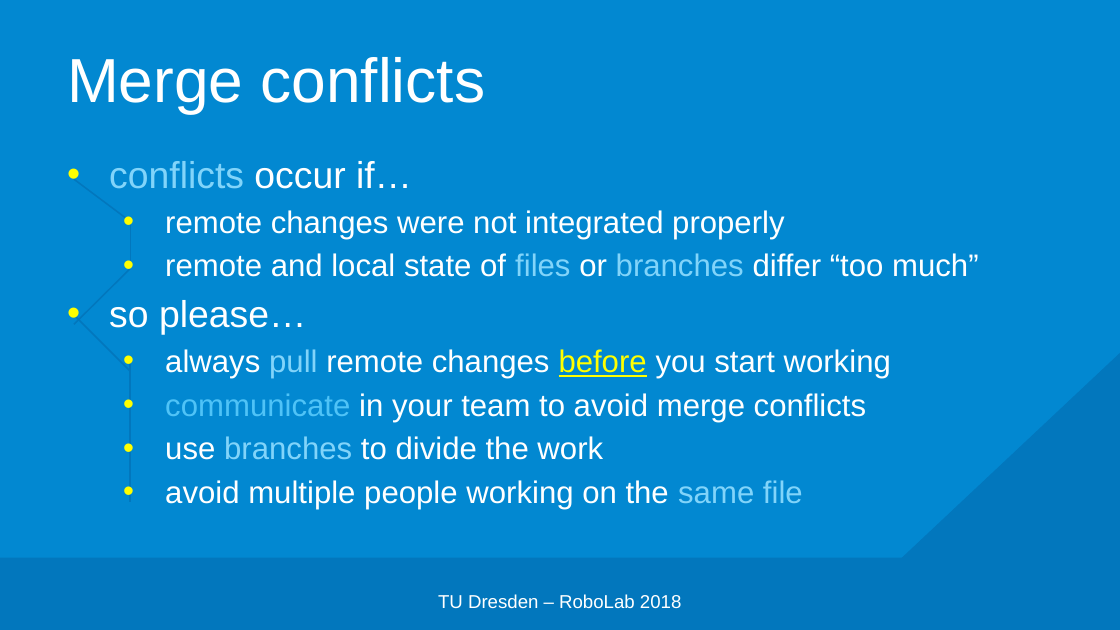
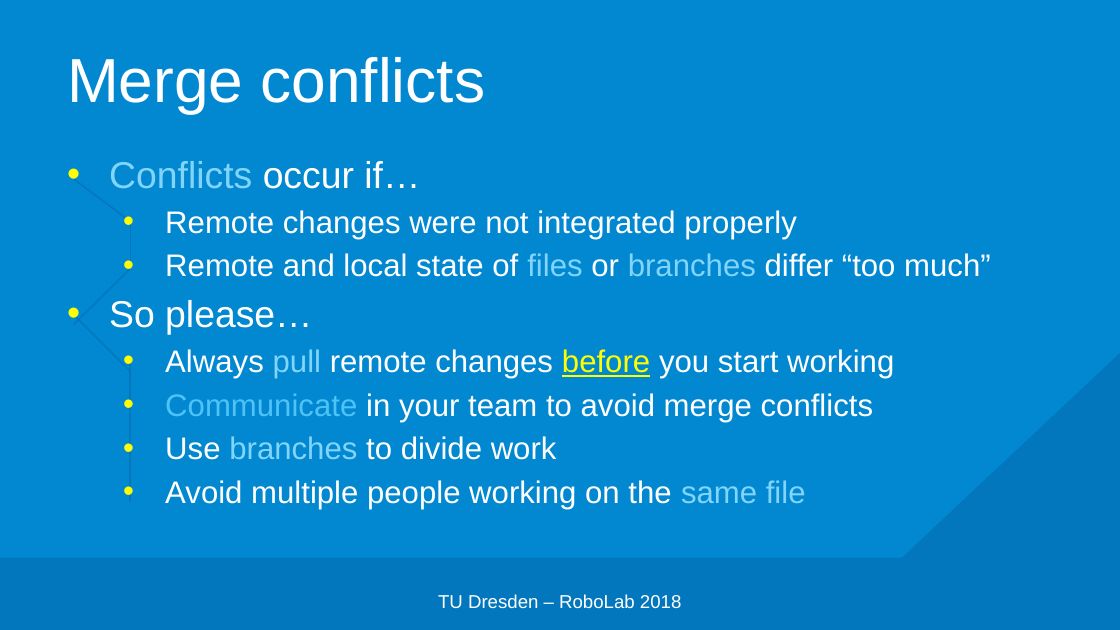
Before and after one commit to edisontrent1337/gitslides, a slide deck: slide 43 of Git.pptx. Drawn at 1120x630 pixels with LibreOffice and Linux fonts; fonts in the diff are those of the drawing; background and template pictures are left out. Boxes give left, top, right and bottom in pixels: in the first picture for what was removed or moved away, otherwise in the second. Text is boxed around its words. In the diff, an @@ line names an element or a change of style, - is before the commit and + after.

```diff
--- a/Git.pptx
+++ b/Git.pptx
@@ text at bbox=[109, 161, 991, 509]: text changed @@
-• conflicts occur if…
-  • remote changes were not integrated properly
-  • remote and local state of files or branches differ “too much”
-• so please…
-  • always pull remote changes before you start working
-  • communicate in your team to avoid merge conflicts
-  • use branches to divide the work
-  • avoid multiple people working on the same file
+• Conflicts occur if…
+  • Remote changes were not integrated properly
+  • Remote and local state of files or branches differ “too much”
+• So please…
+  • Always pull remote changes before you start working
+  • Communicate in your team to avoid merge conflicts
+  • Use branches to divide work
+  • Avoid multiple people working on the same file
```
Also in this commit, not shown: 26 other slides changed, 1 other file.
